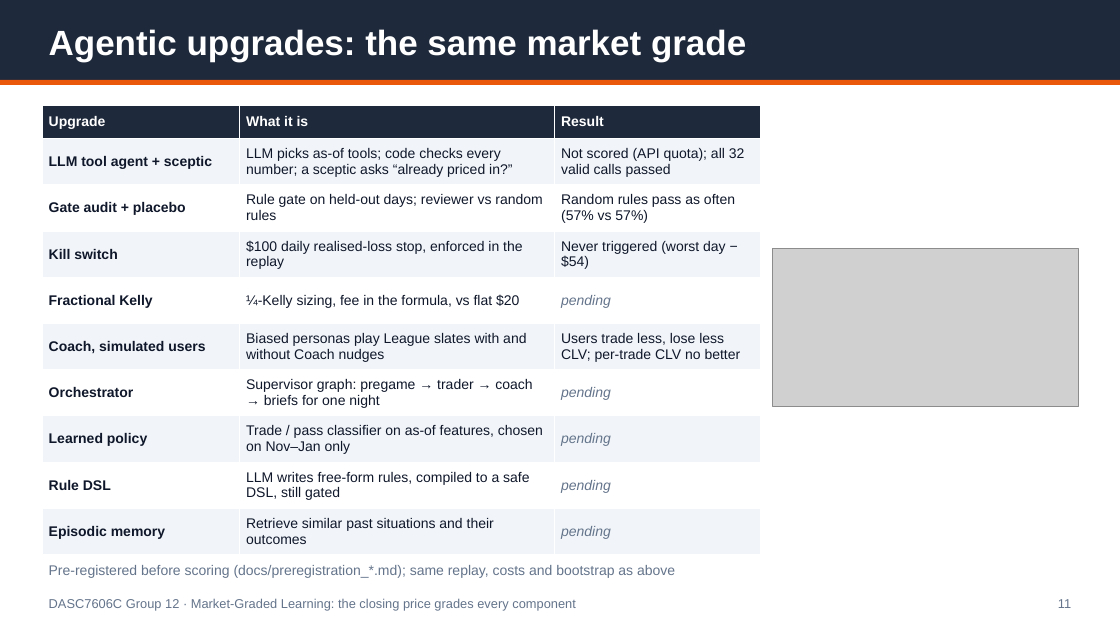
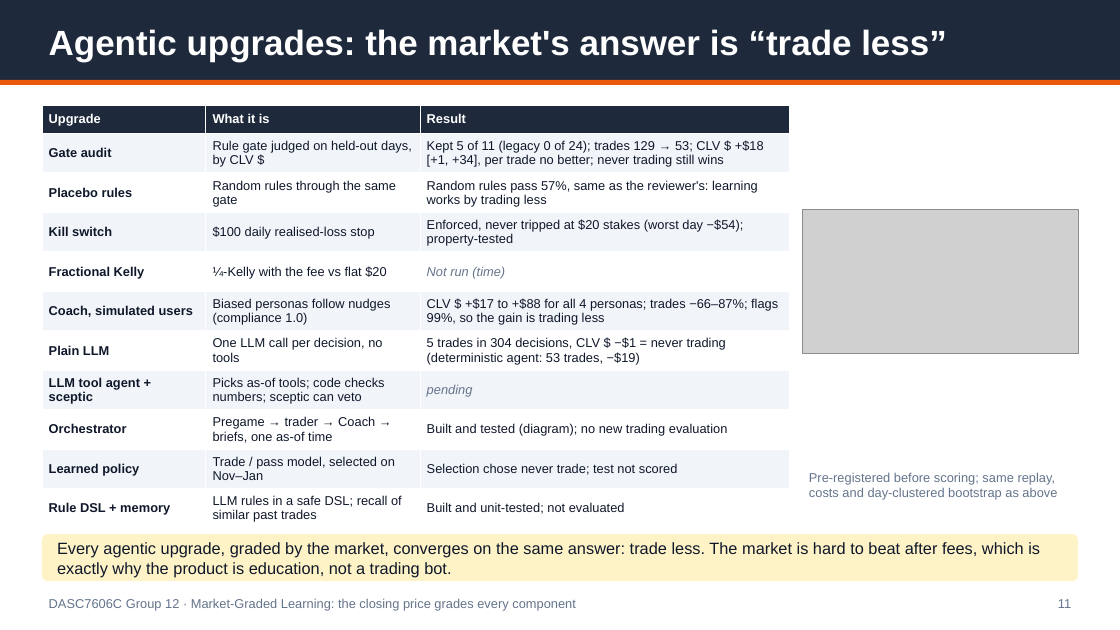
Before and after one commit to Michaelyzr/nba-agent, a slide deck: slide 11 of presentation/nba_agent_deck.pptx. Drawn at 1120x630 pixels with LibreOffice and Linux fonts; fonts in the diff are those of the drawing; grey boxes stand for pictures. Boxes give left, top, right and bottom in pixels: in the first picture for what was removed or moved away, otherwise in the second. Text is boxed around its words. In the diff, an @@ line names an element or a change of style, - is before the commit and + after.

```diff
--- a/presentation/nba_agent_deck.pptx
+++ b/presentation/nba_agent_deck.pptx
@@ text at (49,29,947,62): text changed @@
-Agentic upgrades: the same market grade
+Agentic upgrades: the market's answer is “trade less”
@@ table at (42,105,790,528) @@
-row 2: LLM tool agent + sceptic | LLM picks as-of tools; code checks every number; a sceptic asks “already priced in?” | Not scored (API quota); all 32 valid calls passed
-row 3: Gate audit + placebo | Rule gate on held-out days; reviewer vs random rules | Random rules pass as often (57% vs 57%)
-row 4: Kill switch | $100 daily realised-loss stop, enforced in the replay | Never triggered (worst day −$54)
-row 5: Fractional Kelly | ¼-Kelly sizing, fee in the formula, vs flat $20 | pending
-row 6: Coach, simulated users | Biased personas play League slates with and without Coach nudges | Users trade less, lose less CLV; per-trade CLV no better
-row 7: Orchestrator | Supervisor graph: pregame → trader → coach → briefs for one night | pending
-row 8: Learned policy | Trade / pass classifier on as-of features, chosen on Nov–Jan only | pending
-row 9: Rule DSL | LLM writes free-form rules, compiled to a safe DSL, still gated | pending
-row 10: Episodic memory | Retrieve similar past situations and their outcomes | pending
+row 2: Gate audit | Rule gate judged on held-out days, by CLV $ | Kept 5 of 11 (legacy 0 of 24); trades 129 → 53; CLV $ +$18 [+1, +34], per trade no better; never trading still wins
+row 3: Placebo rules | Random rules through the same gate | Random rules pass 57%, same as the reviewer's: learning works by trading less
+row 4: Kill switch | $100 daily realised-loss stop | Enforced, never tripped at $20 stakes (worst day −$54); property-tested
+row 5: Fractional Kelly | ¼-Kelly with the fee vs flat $20 | Not run (time)
+row 6: Coach, simulated users | Biased personas follow nudges (compliance 1.0) | CLV $ +$17 to +$88 for all 4 personas; trades −66–87%; flags 99%, so the gain is trading less
+row 7: Plain LLM | One LLM call per decision, no tools | 5 trades in 304 decisions, CLV $ −$1 = never trading (deterministic agent: 53 trades, −$19)
+row 8: LLM tool agent + sceptic | Picks as-of tools; code checks numbers; sceptic can veto | pending
+row 9: Orchestrator | Pregame → trader → Coach → briefs, one as-of time | Built and tested (diagram); no new trading evaluation
+row 10: Learned policy | Trade / pass model, selected on Nov–Jan | Selection chose never trade; test not scored
+row 11: Rule DSL + memory | LLM rules in a safe DSL; recall of similar past trades | Built and unit-tested; not evaluated
@@ table: place and size @@
-table at (42,105,760,555)
+table at (42,105,790,528)
@@ picture: place and size @@
-picture at (773,249,1078,408)
+picture at (802,210,1078,354)
@@ text at (809,472,1057,500): text changed; size 12 to 11 pt @@
-Pre-registered before scoring (docs/preregistration_*.md); same replay, costs and bootstrap as above
+Pre-registered before scoring; same replay, costs and day-clustered bootstrap as above
@@ rounded rectangle added at (42,534,1078,581), fill #FEF3C7 @@
@@ text added at (57,542,1040,577), 14 pt, text #0F172A @@
+Every agentic upgrade, graded by the market, converges on the same answer: trade less. The market is hard to beat after fees, which is exactly why the product is education, not a trading bot.
```
Also in this commit, not shown: 1 other slide changed, 3 other files.
